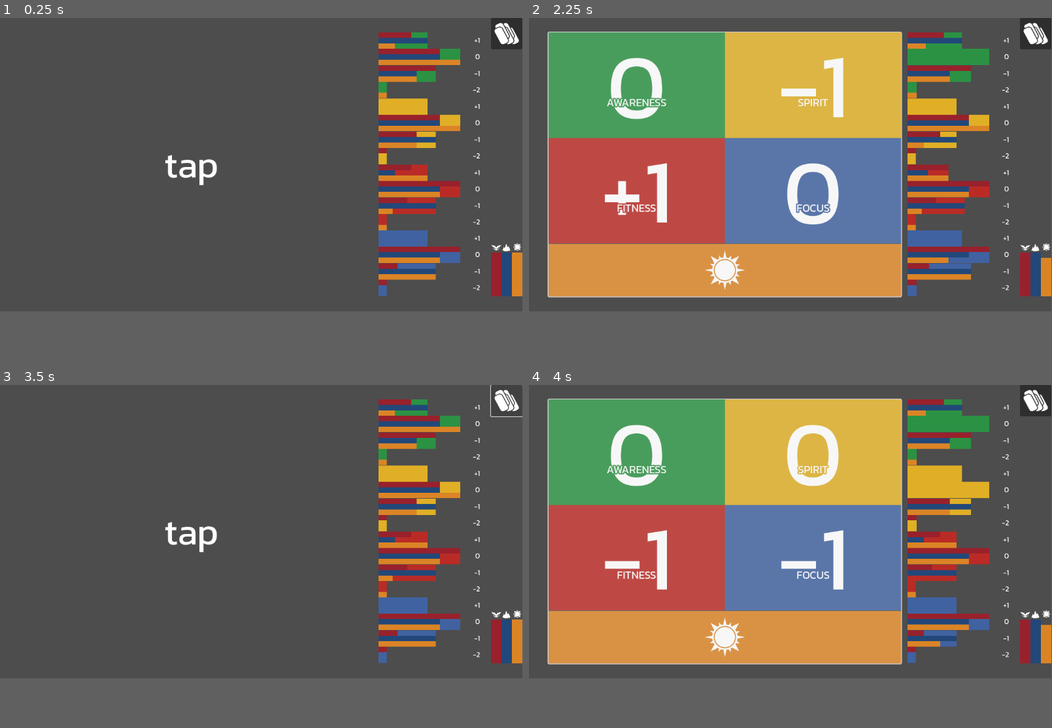
Above: before the commit, frames 1-4 (two rows, left to right).
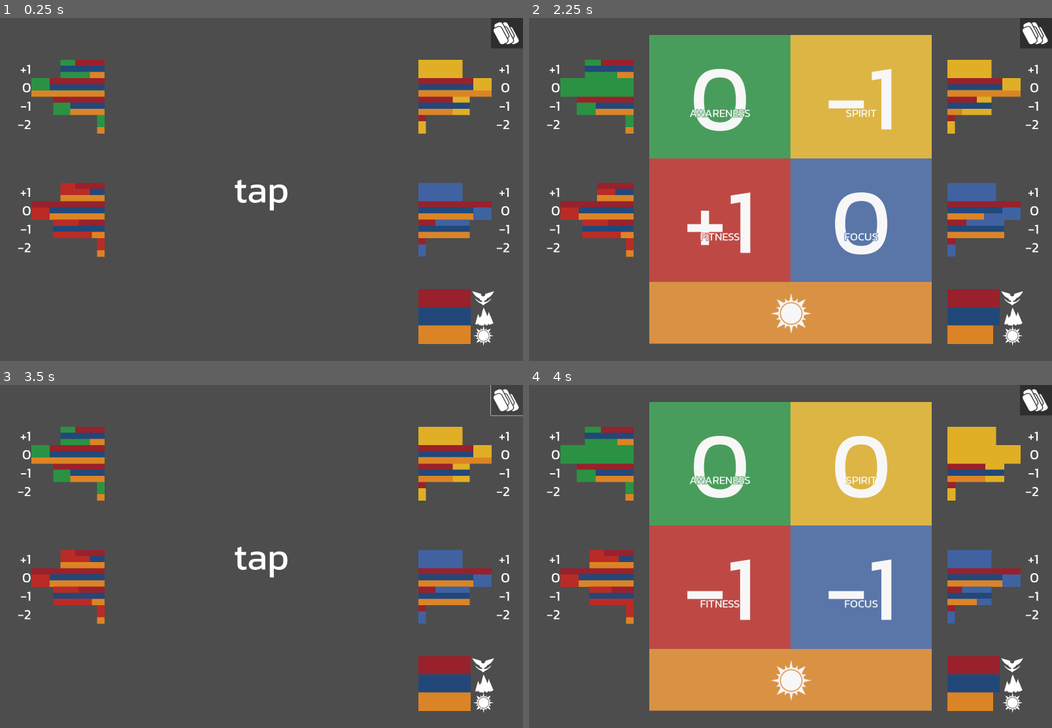
Above: after the commit, the same moments.

Repository: silverhammermba/er-challenge
Game: Godot game, scene res://game.tscn
Same seed, same stepped clock (60 frames per second), same inputs: the game is played once before the commit and once after it.
Inputs (mouse positions are in pixels of both pictures, inside the frame that each line leads up to; where the layout moved, square brackets give the same spot in the first picture):
- Up to frame 1 (0.25 s): no input
- Up to frame 2 (2.25 s): click (790, 165) [722, 165] at 0.5 s; click (1036, 31) [1036, 35] at 1.25 s; click (790, 165) [722, 165] at 2 s
- Up to frame 3 (3.5 s): click (507, 398) [507, 402] at 2.75 s
- Up to frame 4 (4 s): click (790, 532) [722, 532] at 3.5 s
The window is 799x449 before the commit and 800x525 after it. Grey fills any space a smaller window leaves; there, only what the larger window draws over its background counts as a difference.

The runs differ from the first frame. In frame 1, 17% of the frame differs, in the area x 3-100%, y 0-96%; in frame 2, 57%; in frame 3, 17%; in frame 4, 57%.

Commit message:
layout fixes for iPad
feedback from Ana

Diff:
--- a/bars.gd
+++ b/bars.gd
@@ -6,8 +6,27 @@
 @onready var bar2: Bar = $BarContainer/Bar2
 @onready var bar3: Bar = $BarContainer/Bar3
 @onready var bar4: Bar = $BarContainer/Bar4
+@onready var label1: Label = $Label
+@onready var label2: Label = $Label2
+@onready var label3: Label = $Label3
+@onready var label4: Label = $Label4
 
 var _aspect: Data.Aspect = Data.Aspect.FITNESS
+
+func flip_text() -> void:
+	label1.scale.x = -1
+	label2.scale.x = -1
+	label3.scale.x = -1
+	label4.scale.x = -1
+	var width = label1.anchor_right - label1.anchor_left
+	label1.anchor_left += width
+	label1.anchor_right += width
+	label2.anchor_left += width
+	label2.anchor_right += width
+	label3.anchor_left += width
+	label3.anchor_right += width
+	label4.anchor_left += width
+	label4.anchor_right += width
 
 func set_aspect(value: Data.Aspect) -> void:
 	_aspect = value
--- a/bars.tscn
+++ b/bars.tscn
@@ -51,6 +51,7 @@
 anchor_bottom = 0.25
 grow_horizontal = 0
 grow_vertical = 2
+theme_override_font_sizes/font_size = 60
 text = "+1"
 horizontal_alignment = 2
 vertical_alignment = 1
@@ -64,6 +65,7 @@
 anchor_bottom = 0.5
 grow_horizontal = 0
 grow_vertical = 2
+theme_override_font_sizes/font_size = 60
 text = "0	"
 horizontal_alignment = 2
 vertical_alignment = 1
@@ -77,6 +79,7 @@
 anchor_bottom = 0.75
 grow_horizontal = 0
 grow_vertical = 2
+theme_override_font_sizes/font_size = 60
 text = "-1"
 horizontal_alignment = 2
 vertical_alignment = 1
@@ -90,6 +93,7 @@
 anchor_bottom = 1.0
 grow_horizontal = 0
 grow_vertical = 2
+theme_override_font_sizes/font_size = 60
 text = "-2"
 horizontal_alignment = 2
 vertical_alignment = 1
--- a/game.gd
+++ b/game.gd
@@ -10,9 +10,9 @@
 @onready var effect: ColorRect = $CardArea/CardContainer/Card/Effect
 @onready var effect_icon: TextureRect = $CardArea/CardContainer/Card/Effect/Icon
 @onready var effect_shuffle: TextureRect = $CardArea/CardContainer/Card/Effect/Shuffle
-@onready var bar_awa: Bars = $BarArea/Bars/Awareness
+@onready var bar_awa: Bars = $BarArea2/Bars/Awareness
 @onready var bar_spi: Bars = $BarArea/Bars/Spirit
-@onready var bar_fit: Bars = $BarArea/Bars/Fitness
+@onready var bar_fit: Bars = $BarArea2/Bars/Fitness
 @onready var bar_foc: Bars = $BarArea/Bars/Focus
 @onready var bar_cst: ColorRect = $EffectBars/Bar
 @onready var bar_mnt: ColorRect = $EffectBars/Bar2
@@ -35,8 +35,10 @@
 	quad3.set_aspect(Data.Aspect.FITNESS)
 	quad4.set_aspect(Data.Aspect.FOCUS)
 	bar_awa.set_aspect(Data.Aspect.AWARENESS)
+	bar_awa.flip_text()
 	bar_spi.set_aspect(Data.Aspect.SPIRIT)
 	bar_fit.set_aspect(Data.Aspect.FITNESS)
+	bar_fit.flip_text()
 	bar_foc.set_aspect(Data.Aspect.FOCUS)
 	bar_cst.color = Data.effect_color(Data.Effect.CREST)
 	bar_mnt.color = Data.effect_color(Data.Effect.MOUNTAIN)
@@ -93,9 +95,9 @@
 	for c in deck:
 		counts[c.effect] += 1
 	var most: float = float(max(counts[Data.Effect.CREST], counts[Data.Effect.MOUNTAIN], counts[Data.Effect.SUN]))
-	bar_cst.anchor_top = 1 - counts[Data.Effect.CREST] / most
-	bar_mnt.anchor_top = 1 - counts[Data.Effect.MOUNTAIN] / most
-	bar_sun.anchor_top = 1 - counts[Data.Effect.SUN] / most
+	bar_cst.anchor_right = counts[Data.Effect.CREST] / most
+	bar_mnt.anchor_right = counts[Data.Effect.MOUNTAIN] / most
+	bar_sun.anchor_right = counts[Data.Effect.SUN] / most
 
 func save_game() -> void:
 	var save_file := FileAccess.open(save_path, FileAccess.WRITE)
--- a/game.tscn
+++ b/game.tscn
@@ -8,6 +8,8 @@
 [ext_resource type="Texture2D" uid="uid://mib4pbmf5h2k" path="res://sun.svg" id="3_ryrav"]
 [ext_resource type="Texture2D" uid="uid://dql4xl1db88r8" path="res://crest.svg" id="5_7jktm"]
 
+[sub_resource type="StyleBoxEmpty" id="StyleBoxEmpty_eow3j"]
+
 [sub_resource type="StyleBoxFlat" id="StyleBoxFlat_feb5d"]
 bg_color = Color(0.811765, 0.811765, 0.811765, 0.180392)
 
@@ -27,7 +29,8 @@
 
 [node name="CardArea" type="Control" parent="."]
 layout_mode = 1
-anchor_right = 0.75
+anchor_left = 0.2
+anchor_right = 0.8
 anchor_bottom = 1.0
 
 [node name="CardContainer" type="Control" parent="CardArea"]
@@ -50,11 +53,10 @@
 offset_bottom = 11.5
 grow_horizontal = 2
 grow_vertical = 2
-theme_override_font_sizes/font_size = 80
+theme_override_font_sizes/font_size = 160
 text = "tap"
 
 [node name="Card" type="Control" parent="CardArea/CardContainer"]
-visible = false
 layout_mode = 1
 anchors_preset = 15
 anchor_right = 1.0
@@ -105,26 +107,29 @@
 anchor_top = 0.5
 anchor_right = 0.5
 anchor_bottom = 0.5
-offset_left = -20.0
-offset_top = -20.0
-offset_right = 20.0
-offset_bottom = 20.0
-grow_horizontal = 2
-grow_vertical = 2
+offset_left = -96.98
+offset_top = -97.04
+offset_right = 3.01996
+offset_bottom = 2.96002
+grow_horizontal = 2
+grow_vertical = 2
+scale = Vector2(2, 2)
+texture = ExtResource("3_eow3j")
 
 [node name="Shuffle" type="TextureRect" parent="CardArea/CardContainer/Card/Effect"]
 layout_mode = 1
 anchors_preset = -1
-anchor_left = 0.75
+anchor_left = 0.8
 anchor_top = 0.5
-anchor_right = 0.75
+anchor_right = 0.8
 anchor_bottom = 0.5
-offset_left = -20.0
-offset_top = -20.0
-offset_right = 20.0
-offset_bottom = 20.0
+offset_left = -65.6201
+offset_top = -65.99
+offset_right = 34.3799
+offset_bottom = 34.01
 grow_horizontal = 0
 grow_vertical = 2
+scale = Vector2(1.37, 1.37)
 texture = ExtResource("3_fc0e3")
 
 [node name="Draw" type="Button" parent="CardArea/CardContainer"]
@@ -134,130 +139,155 @@
 anchor_bottom = 1.0
 grow_horizontal = 2
 grow_vertical = 2
+theme_override_styles/focus = SubResource("StyleBoxEmpty_eow3j")
 theme_override_styles/hover = SubResource("StyleBoxFlat_feb5d")
 theme_override_styles/normal = SubResource("StyleBoxEmpty_feb5d")
 
+[node name="BarArea" type="Control" parent="."]
+layout_mode = 1
+anchor_left = 0.8
+anchor_top = 0.05
+anchor_right = 0.975
+anchor_bottom = 0.768
+grow_horizontal = 2
+grow_vertical = 2
+
+[node name="Bars" type="Control" parent="BarArea"]
+layout_mode = 1
+anchors_preset = 15
+anchor_right = 1.0
+anchor_bottom = 1.0
+grow_horizontal = 2
+grow_vertical = 2
+
+[node name="Spirit" parent="BarArea/Bars" instance=ExtResource("3_feb5d")]
+layout_mode = 1
+anchors_preset = -1
+anchor_top = 0.1
+anchor_bottom = 0.4
+
+[node name="Focus" parent="BarArea/Bars" instance=ExtResource("3_feb5d")]
+layout_mode = 1
+anchors_preset = -1
+anchor_top = 0.6
+anchor_bottom = 0.9
+
+[node name="BarArea2" type="Control" parent="."]
+layout_mode = 1
+anchor_left = 0.2
+anchor_top = 0.05
+anchor_right = 0.375
+anchor_bottom = 0.768
+grow_horizontal = 2
+grow_vertical = 2
+
+[node name="Bars" type="Control" parent="BarArea2"]
+layout_mode = 1
+anchors_preset = 15
+anchor_right = 1.0
+anchor_bottom = 1.0
+grow_horizontal = 2
+grow_vertical = 2
+scale = Vector2(-1, 1)
+
+[node name="Awareness" parent="BarArea2/Bars" instance=ExtResource("3_feb5d")]
+layout_mode = 1
+anchors_preset = -1
+anchor_top = 0.1
+anchor_bottom = 0.4
+
+[node name="Fitness" parent="BarArea2/Bars" instance=ExtResource("3_feb5d")]
+layout_mode = 1
+anchors_preset = -1
+anchor_top = 0.6
+anchor_bottom = 0.9
+
+[node name="EffectBars" type="Control" parent="."]
+layout_mode = 1
+anchor_left = 0.8
+anchor_top = 0.79
+anchor_right = 0.9
+anchor_bottom = 0.95
+offset_right = -0.00012207
+grow_horizontal = 0
+grow_vertical = 0
+
+[node name="Bar" type="ColorRect" parent="EffectBars"]
+layout_mode = 1
+anchors_preset = -1
+anchor_right = 1.0
+anchor_bottom = 0.33
+grow_horizontal = 2
+grow_vertical = 2
+
+[node name="Bar2" type="ColorRect" parent="EffectBars"]
+layout_mode = 1
+anchors_preset = -1
+anchor_top = 0.33
+anchor_right = 0.5
+anchor_bottom = 0.66
+grow_horizontal = 2
+grow_vertical = 2
+
+[node name="Bar3" type="ColorRect" parent="EffectBars"]
+layout_mode = 1
+anchors_preset = -1
+anchor_top = 0.66
+anchor_right = 0.75
+anchor_bottom = 1.0
+grow_horizontal = 2
+grow_vertical = 2
+
+[node name="Crest" type="TextureRect" parent="EffectBars"]
+layout_mode = 1
+anchors_preset = -1
+anchor_right = 1.0
+anchor_bottom = 0.33
+offset_left = 234.0
+offset_right = 100.4
+offset_bottom = 0.433609
+texture = ExtResource("5_7jktm")
+expand_mode = 1
+stretch_mode = 3
+
+[node name="Mountain" type="TextureRect" parent="EffectBars"]
+layout_mode = 1
+anchors_preset = -1
+anchor_top = 0.33
+anchor_right = 1.0
+anchor_bottom = 0.66
+offset_left = 234.2
+offset_top = 8.91359
+offset_right = 110.6
+offset_bottom = -2.6528
+texture = ExtResource("3_eow3j")
+expand_mode = 1
+stretch_mode = 3
+
+[node name="Sun" type="TextureRect" parent="EffectBars"]
+layout_mode = 1
+anchors_preset = -1
+anchor_top = 0.66
+anchor_right = 1.0
+anchor_bottom = 1.0
+offset_left = 240.2
+offset_top = 9.3472
+offset_right = 97.6001
+offset_bottom = 1.40002
+texture = ExtResource("3_ryrav")
+expand_mode = 1
+stretch_mode = 3
+
 [node name="Reshuffle" type="Button" parent="."]
 layout_mode = 1
 anchors_preset = -1
 anchor_left = 1.0
 anchor_right = 1.0
-offset_left = -69.0
-offset_bottom = 69.0
+offset_left = -139.0
+offset_bottom = 132.0
 grow_horizontal = 0
 icon = ExtResource("3_fc0e3")
 expand_icon = true
 
-[node name="BarArea" type="Control" parent="."]
-layout_mode = 1
-anchor_left = 0.725
-anchor_right = 0.92
-anchor_bottom = 1.0
-grow_horizontal = 2
-grow_vertical = 2
-
-[node name="Bars" type="Control" parent="BarArea"]
-layout_mode = 1
-anchor_top = 0.05
-anchor_right = 1.0
-anchor_bottom = 0.95
-grow_horizontal = 2
-grow_vertical = 2
-
-[node name="Awareness" parent="BarArea/Bars" instance=ExtResource("3_feb5d")]
-layout_mode = 1
-anchors_preset = -1
-anchor_bottom = 0.25
-
-[node name="Spirit" parent="BarArea/Bars" instance=ExtResource("3_feb5d")]
-layout_mode = 1
-anchors_preset = -1
-anchor_top = 0.25
-anchor_bottom = 0.5
-
-[node name="Fitness" parent="BarArea/Bars" instance=ExtResource("3_feb5d")]
-layout_mode = 1
-anchors_preset = -1
-anchor_top = 0.5
-anchor_bottom = 0.75
-
-[node name="Focus" parent="BarArea/Bars" instance=ExtResource("3_feb5d")]
-layout_mode = 1
-anchors_preset = -1
-anchor_top = 0.75
-
-[node name="EffectBars" type="Control" parent="."]
-layout_mode = 1
-anchor_left = 0.94
-anchor_top = 0.8
-anchor_right = 1.0
-anchor_bottom = 0.95
-grow_horizontal = 0
-grow_vertical = 0
-
-[node name="Bar" type="ColorRect" parent="EffectBars"]
-layout_mode = 1
-anchors_preset = -1
-anchor_right = 0.33
-anchor_bottom = 1.0
-grow_horizontal = 2
-grow_vertical = 2
-
-[node name="Bar2" type="ColorRect" parent="EffectBars"]
-layout_mode = 1
-anchors_preset = -1
-anchor_left = 0.33
-anchor_top = 0.5
-anchor_right = 0.66
-anchor_bottom = 1.0
-grow_horizontal = 2
-grow_vertical = 2
-
-[node name="Bar3" type="ColorRect" parent="EffectBars"]
-layout_mode = 1
-anchors_preset = -1
-anchor_left = 0.66
-anchor_top = 0.25
-anchor_right = 1.0
-anchor_bottom = 1.0
-grow_horizontal = 2
-grow_vertical = 2
-
-[node name="Crest" type="TextureRect" parent="EffectBars"]
-layout_mode = 1
-anchors_preset = -1
-anchor_top = -0.33
-anchor_right = 0.33
-offset_left = 0.119995
-offset_top = 10.676
-offset_right = 0.310396
-offset_bottom = -0.400024
-texture = ExtResource("5_7jktm")
-expand_mode = 1
-
-[node name="Mountain" type="TextureRect" parent="EffectBars"]
-layout_mode = 1
-anchors_preset = -1
-anchor_left = 0.33
-anchor_top = -0.33
-anchor_right = 0.66
-offset_left = 0.190401
-offset_top = 11.076
-offset_right = -0.619198
-texture = ExtResource("3_eow3j")
-expand_mode = 1
-
-[node name="Sun" type="TextureRect" parent="EffectBars"]
-layout_mode = 1
-anchors_preset = -1
-anchor_left = 0.66
-anchor_top = -0.33
-anchor_right = 1.0
-offset_left = 0.380802
-offset_top = 8.07598
-offset_right = 0.880005
-texture = ExtResource("3_ryrav")
-expand_mode = 1
-
 [connection signal="pressed" from="CardArea/CardContainer/Draw" to="." method="_on_draw_pressed"]
 [connection signal="pressed" from="Reshuffle" to="." method="_on_reshuffle_pressed"]
--- a/project.godot
+++ b/project.godot
@@ -25,6 +25,11 @@
 gdscript/warnings/unsafe_cast=1
 gdscript/warnings/unsafe_call_argument=1
 
+[display]
+
+window/size/viewport_width=2266
+window/size/viewport_height=1488
+
 [gui]
 
 theme/custom_font="uid://c55y14nuiv4v8"
@@ -32,3 +37,4 @@
 [rendering]
 
 renderer/rendering_method="mobile"
+textures/vram_compression/import_etc2_astc=true
--- a/quadrant.tscn
+++ b/quadrant.tscn
@@ -33,7 +33,7 @@
 offset_bottom = 11.5
 grow_horizontal = 2
 grow_vertical = 2
-theme_override_font_sizes/font_size = 200
+theme_override_font_sizes/font_size = 400
 text = "-2"
 horizontal_alignment = 1
 vertical_alignment = 1
@@ -45,15 +45,15 @@
 anchor_top = 0.5
 anchor_right = 0.5
 anchor_bottom = 0.5
-offset_left = -20.0
-offset_top = 65.0
-offset_right = 20.0
-offset_bottom = 11.5
+offset_left = -86.0
+offset_top = 34.0
+offset_right = 87.0
+offset_bottom = 106.0
 grow_horizontal = 2
 grow_vertical = 2
 theme_override_colors/font_outline_color = Color(1, 0, 0, 1)
 theme_override_constants/outline_size = 10
-theme_override_font_sizes/font_size = 24
+theme_override_font_sizes/font_size = 48
 text = "FITNESS"
 horizontal_alignment = 1
 vertical_alignment = 1
Not shown: 1 places in game.tscn that only renumber resources
